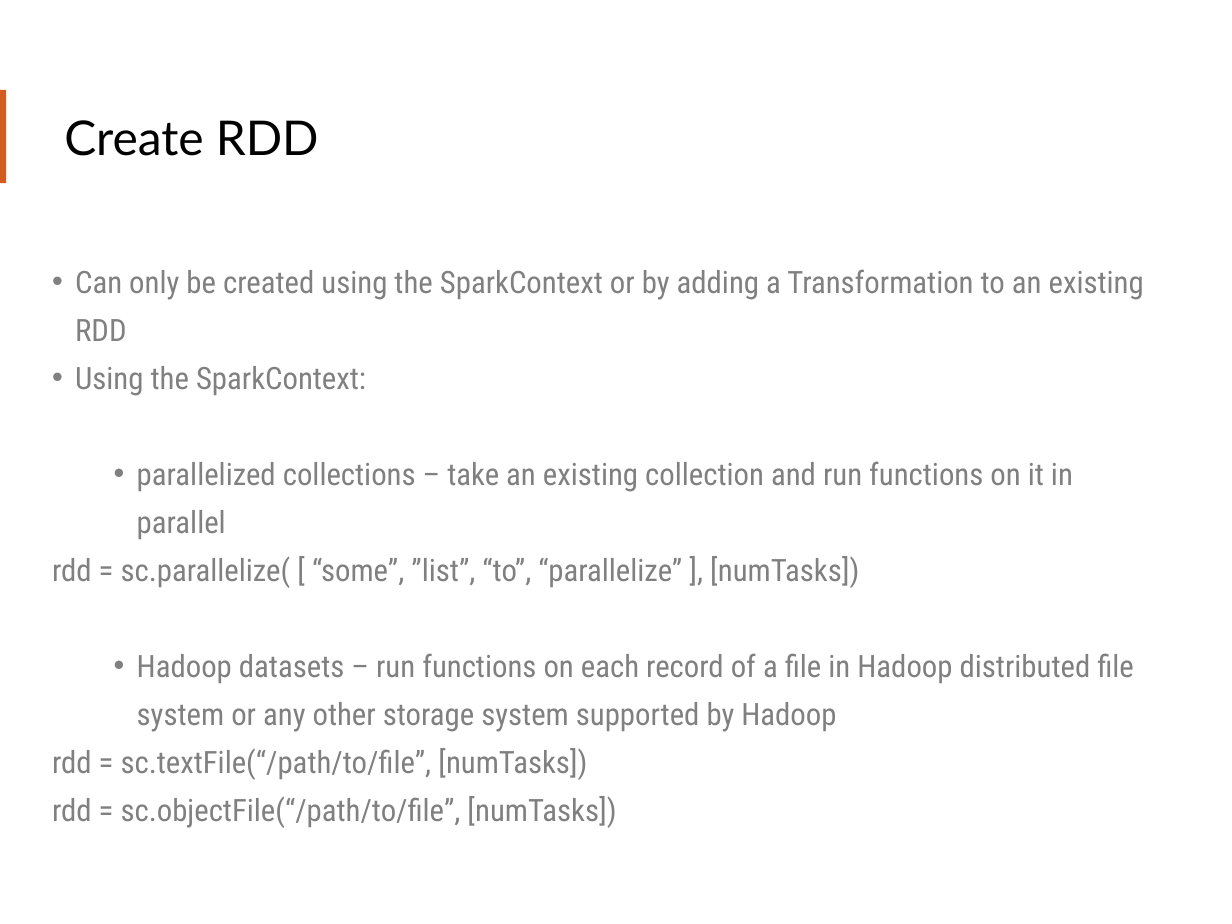
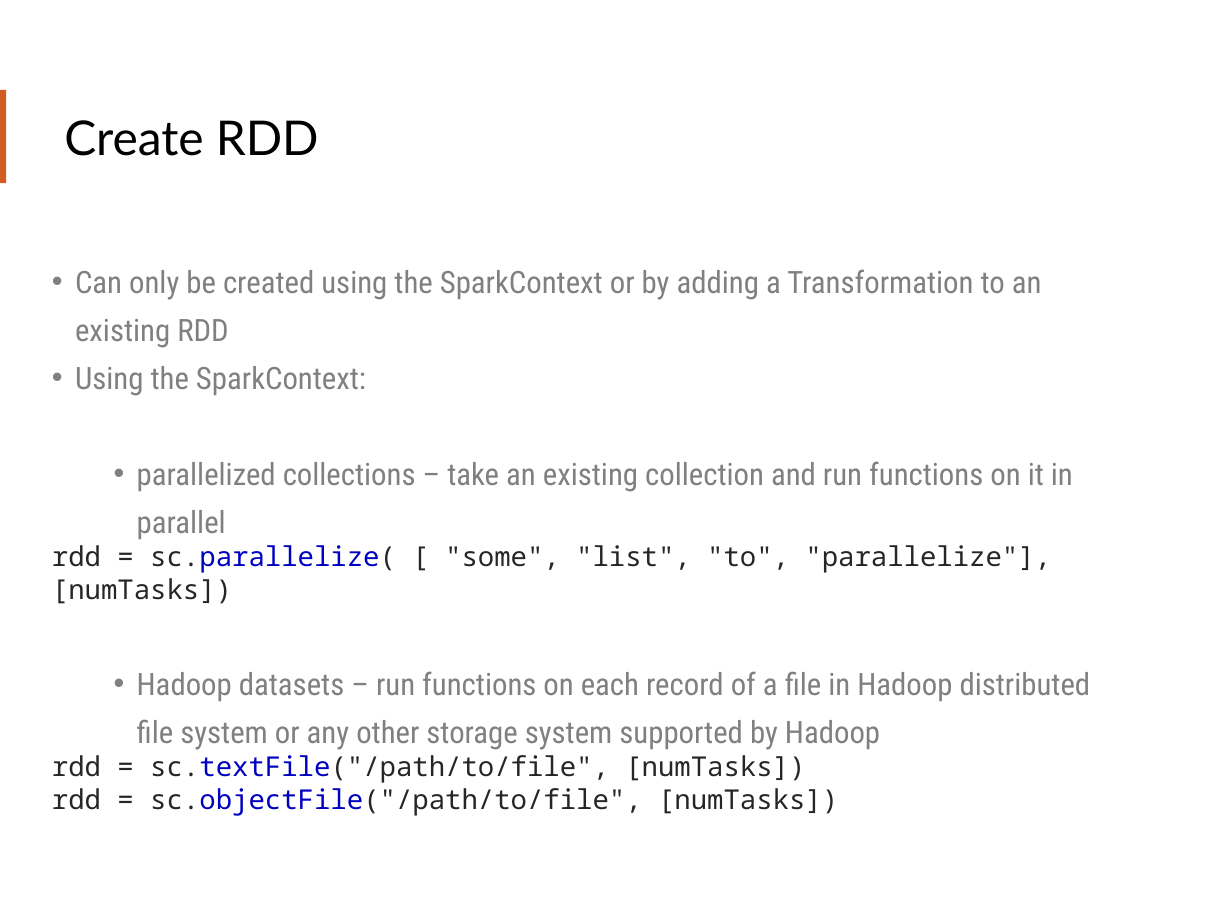
Before and after one commit to teamclairvoyant/intro-to-spark, a slide deck: slide 33 of Intro to Apache Spark Slides.pptx. Drawn at 1232x924 pixels with LibreOffice and Linux fonts; fonts in the diff are those of the drawing. Boxes give left, top, right and bottom in pixels: in the first picture for what was removed or moved away, otherwise in the second. Text is boxed around its words. In the diff, an @@ line names an element or a change of style, - is before the commit and + after.

```diff
--- a/Intro to Apache Spark Slides.pptx
+++ b/Intro to Apache Spark Slides.pptx
@@ text at [52, 545, 1051, 604]: text changed; size 18 to 16 pt; font Roboto Condensed to Noto Sans Mono; text colour #808080 to #262626 @@
-rdd = sc.parallelize( [ “some”, ”list”, “to”, “parallelize” ], [numTasks])
+rdd = sc.parallelize( [ "some", "list", "to", "parallelize"], [numTasks])
@@ text at [52, 755, 838, 816]: text changed; size 18 to 16 pt; font Roboto Condensed to Noto Sans Mono; text colour #808080 to #262626 @@
-rdd = sc.textFile(“/path/to/file”, [numTasks])
-rdd = sc.objectFile(“/path/to/file”, [numTasks])
+rdd = sc.textFile("/path/to/file", [numTasks])
+rdd = sc.objectFile("/path/to/file", [numTasks])
```
Also in this commit, not shown: 20 other slides changed.
